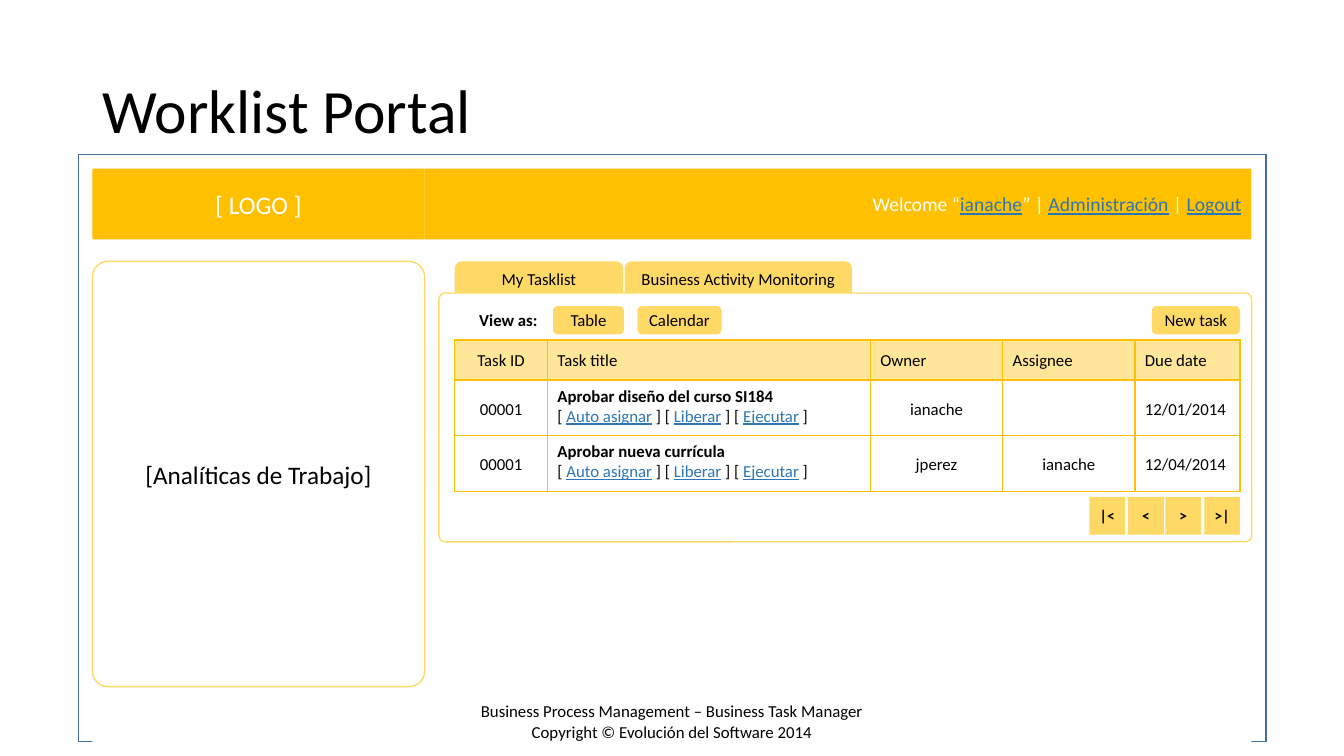
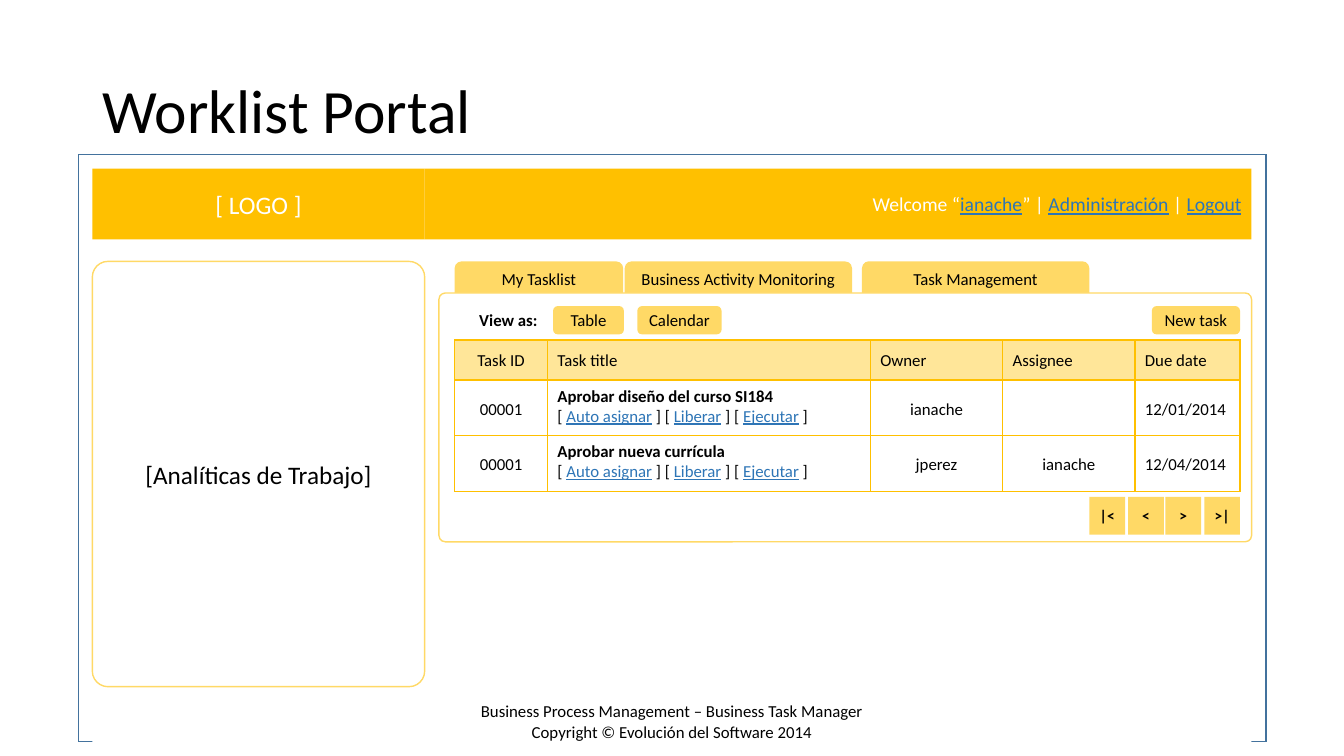
Before and after one commit to upcevo201402/bpm-btm, a slide deck: slide 8 of Diseno/Concepto_Arquitectura.pptx (slide 5 before the commit). Drawn at 1344x756 pixels with LibreOffice and Linux fonts; fonts in the diff are those of the drawing. Boxes give left, top, right and bottom in pixels: in the first picture for what was removed or moved away, otherwise in the second. Text is boxed around its words. In the diff, an @@ line names an element or a change of style, - is before the commit and + after.

```diff
--- a/Diseno/Concepto_Arquitectura.pptx
+++ b/Diseno/Concepto_Arquitectura.pptx
@@ rounded rectangle added at (862,261,1090,301), fill #FFD966, 12 pt, text #000000 @@
+Task Management
```
Also in this commit, not shown: 1 other slide changed, 5 slides added, 1 other file.
